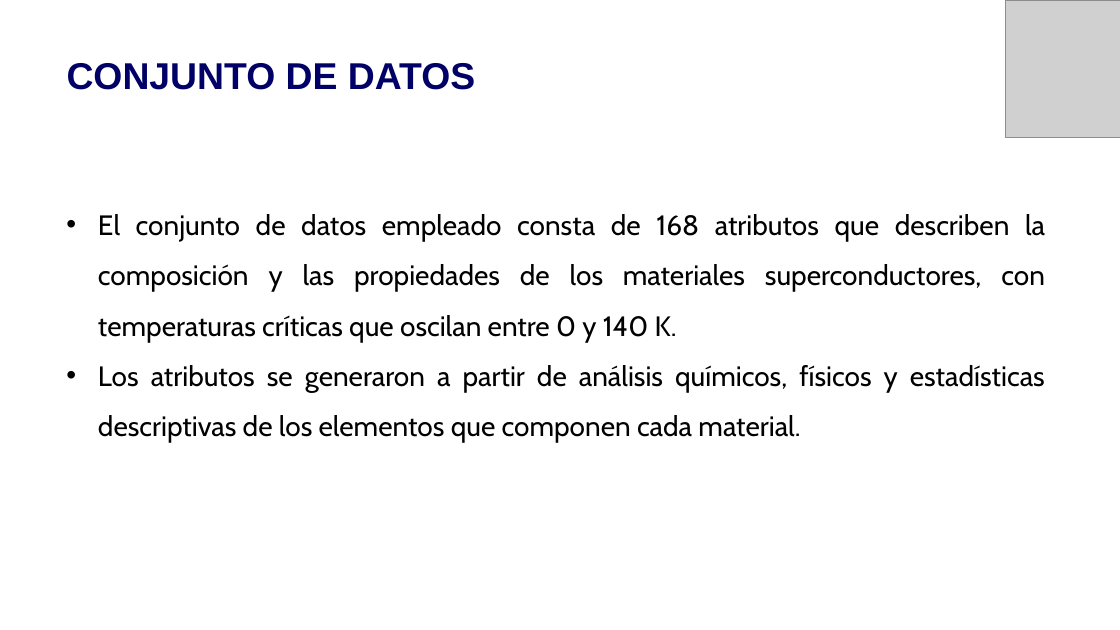
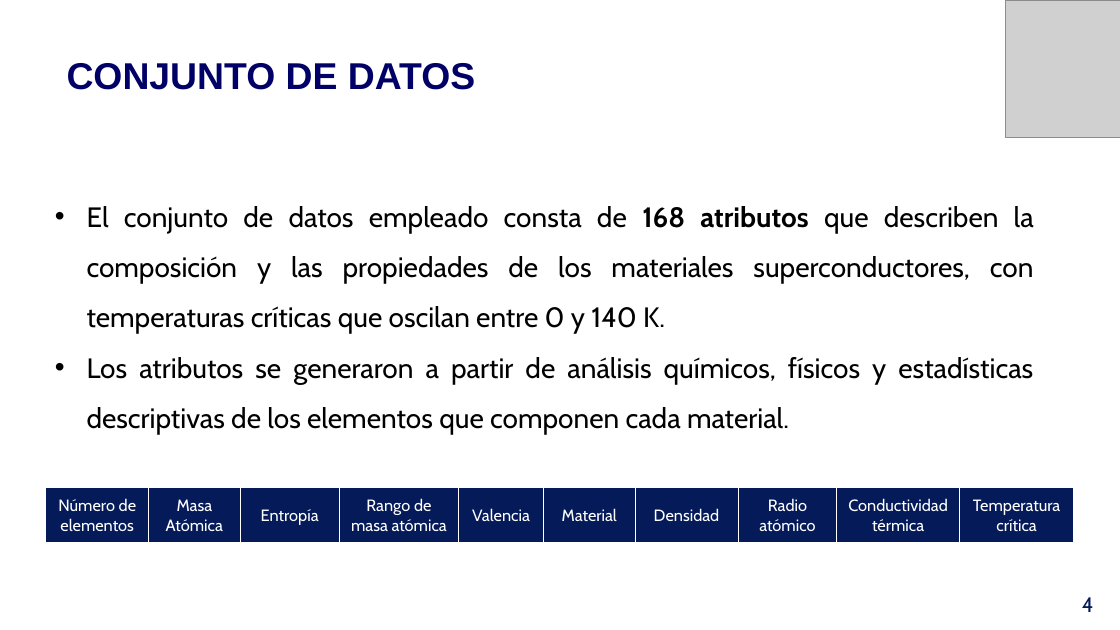
Before and after one commit to DavidGaeta/icd2024, a slide deck: slide 5 of Proyect/Presentación/SUPERCONDUCTORES.pptx (slide 6 before the commit). Drawn at 1120x630 pixels with LibreOffice and Linux fonts; fonts in the diff are those of the drawing; grey boxes stand for pictures; background and template pictures are left out. Boxes give left, top, right and bottom in pixels: in the first picture for what was removed or moved away, otherwise in the second. Text is boxed around its words. In the diff, an @@ line names an element or a change of style, - is before the commit and + after.

```diff
--- a/Proyect/Presentación/SUPERCONDUCTORES.pptx
+++ b/Proyect/Presentación/SUPERCONDUCTORES.pptx
@@ text "El conjunto de datos empleado ...": place and size @@
-text "El conjunto de datos empleado ..." at box(98, 214, 1045, 443)
+text "El conjunto de datos empleado ..." at box(87, 206, 1034, 435)
@@ text at box(87, 206, 1034, 334): bold on in "168 atributos" @@
@@ table added at box(46, 487, 1075, 544), 1 rows, 10 columns @@
+Número de elementos | Masa Atómica | Entropía | Rango de masa atómica | Valencia | Material | Densidad | Radio atómico | Conductividad térmica | Temperatura crítica
@@ text added at box(1082, 597, 1094, 612), 18 pt, text #041A59 @@
+4
```
Also in this commit, not shown: 7 other slides changed, 4 slides added, 7 slides removed.
